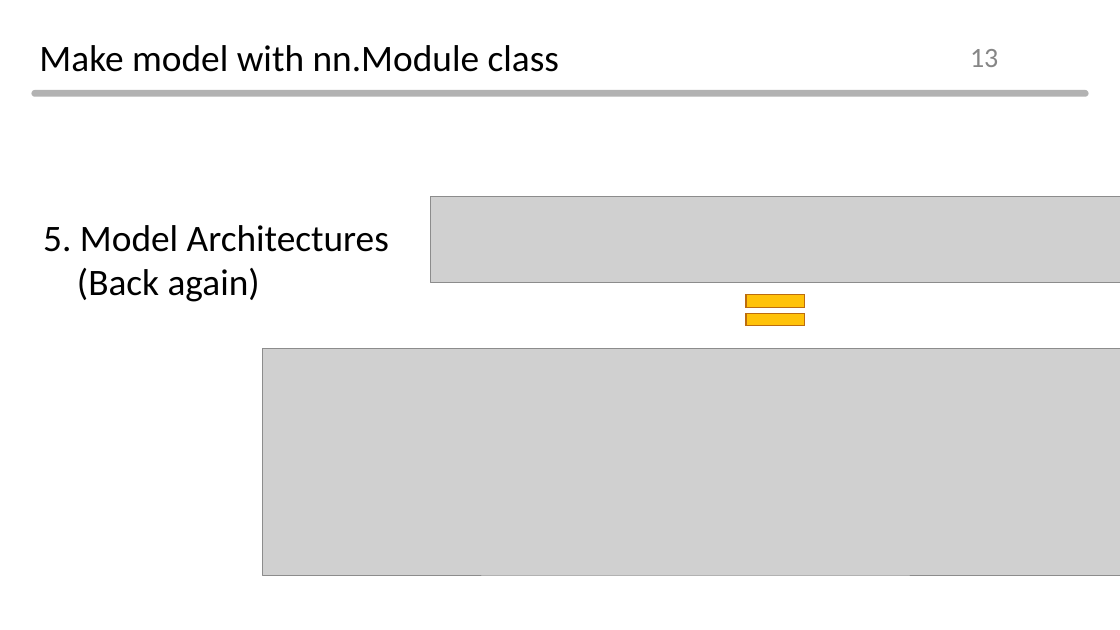
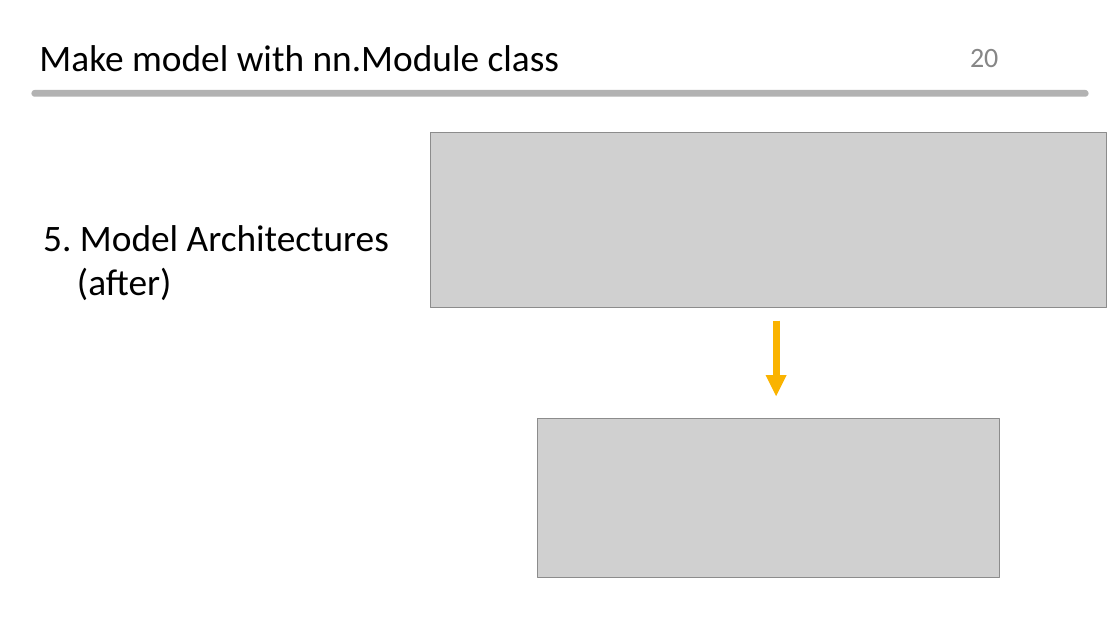
Before and after one commit to Normalist-K/aibd-2021-2, a slide deck: slide 20 of ppt/day3.pptx (slide 13 before the commit). Drawn at 1120x630 pixels with LibreOffice and Linux fonts; fonts in the diff are those of the drawing; grey boxes stand for pictures; background and template pictures are left out. Boxes give left, top, right and bottom in pixels: in the first picture for what was removed or moved away, otherwise in the second. Text is boxed around its words. In the diff, an @@ line names an element or a change of style, - is before the commit and + after.

```diff
--- a/ppt/day3.pptx
+++ b/ppt/day3.pptx
@@ page number at (x1=970, y1=49, x2=998, y2=67): text changed @@
-13
+20
@@ picture added at (x1=430, y1=132, x2=1107, y2=308) @@
@@ picture removed at (x1=430, y1=197, x2=1120, y2=282) @@
@@ text at (x1=77, y1=268, x2=171, y2=300): text changed @@
-(Back again)
+(after)
@@ math equal removed at (x1=736, y1=284, x2=816, y2=337) @@
@@ arrow added from (776, 321) to (776, 397), #FAB300 6 pt @@
@@ picture removed at (x1=263, y1=349, x2=1120, y2=576) @@
@@ picture added at (x1=538, y1=418, x2=1000, y2=577) @@
```
Also in this commit, not shown: 22 other slides changed, 15 slides added, 3 slides removed, 11 other files.
